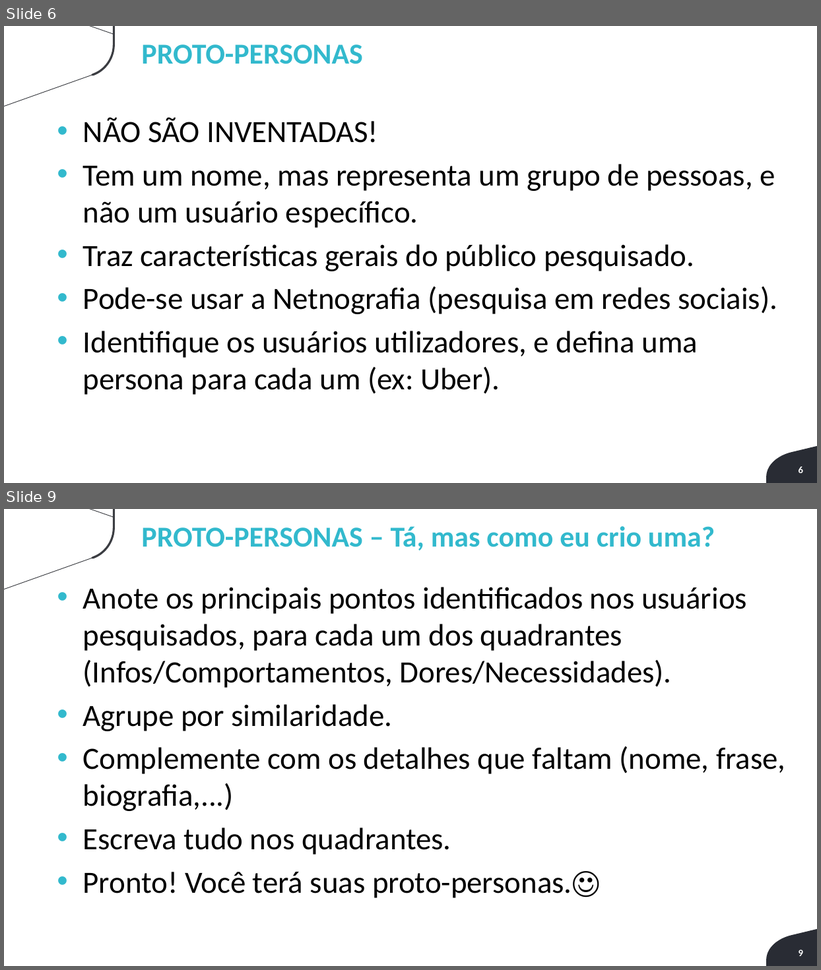
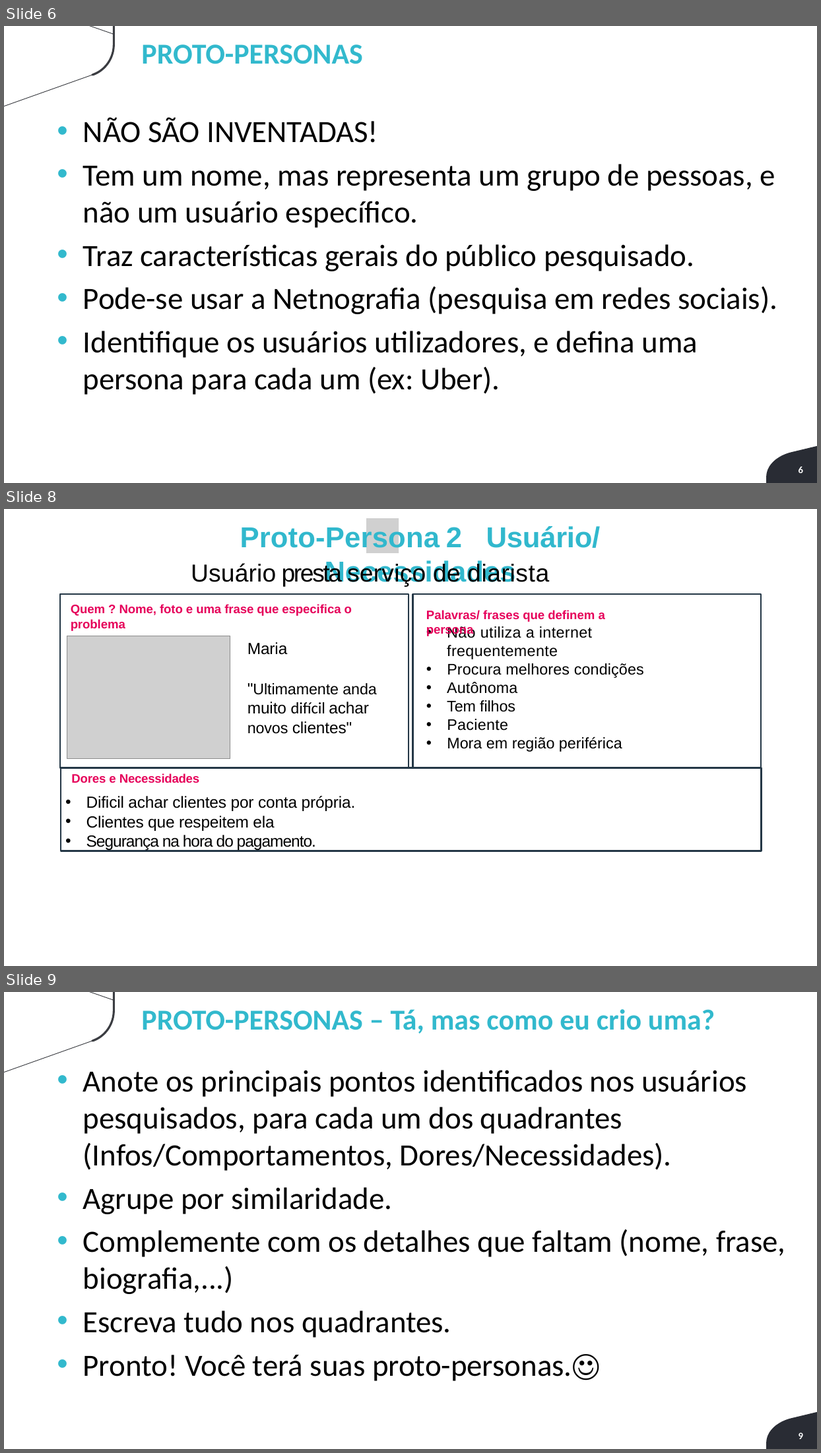
Before and after one commit to robertogsl/Grupo1-3ADSA, a slide deck: Documentação/Entregavel-do-projeto-jornada1.pptx.pptx. Shown one above the other, each under a label of ours: slides 6 and 9 before the commit, slides 6, 8 and 9 after it; the slides between them are not shown. The pictures are 821x970 and 821x1453 pixels, drawn with LibreOffice and Linux fonts; fonts in the diff are those of the drawing; grey boxes stand for pictures; background and template pictures are left out. Boxes give left, top, right and bottom in pixels: in the first picture for what was removed or moved away, otherwise in the second. Text is boxed around its words. In the diff, an @@ line names an element or a change of style, - is before the commit and + after.

```diff
--- a/Documentação/Entregavel-do-projeto-jornada1.pptx.pptx
+++ b/Documentação/Entregavel-do-projeto-jornada1.pptx.pptx
@@ slide 8 added at [4, 509, 817, 966], background #FFFFFF @@
@@ title added at [240, 524, 601, 587], 37.5 pt, text #31B8CD, bold @@
+Proto-Persona 2 Usuário/ Necessidades
@@ picture added at [366, 518, 399, 553] @@
@@ text added at [191, 562, 549, 587], 32 pt, text #000000 @@
+Usuário presta serviço de diarista
@@ freeform shape added at [60, 594, 409, 768], outline #243746 2 pt @@
@@ text added at [71, 604, 352, 631], 16 pt, text #E6005A, bold @@
+Quem ? Nome, foto e uma frase que especifica o problema
@@ freeform shape added at [413, 594, 761, 768], outline #243746 2 pt @@
@@ text added at [426, 610, 605, 637], 16 pt, text #E6005A, bold @@
+Palavras/ frases que definem a persona
@@ text added at [447, 626, 644, 752], 20 pt, text #000000 @@
+• Não utiliza a internet frequentemente
+• Procura melhores condições
+• Autônoma
+• Tem filhos
+• Paciente
+• Mora em região periférica
@@ picture added at [67, 636, 230, 758] @@
@@ text added at [248, 642, 377, 734], 21 pt, text #000000 @@
+Maria
+"Ultimamente anda muito difícil achar novos clientes"
@@ rectangle added at [60, 768, 761, 851], outline #243746 2 pt, 21 pt, text #000000 @@
+Dores e Necessidades
+• Dificil achar clientes por conta própria.
+• Clientes que respeitem ela
+• Segurança na hora do pagamento.
```
Also in this commit, not shown: 2 slides changed, 1 other slide added, 2 slides removed, 3 other files.
